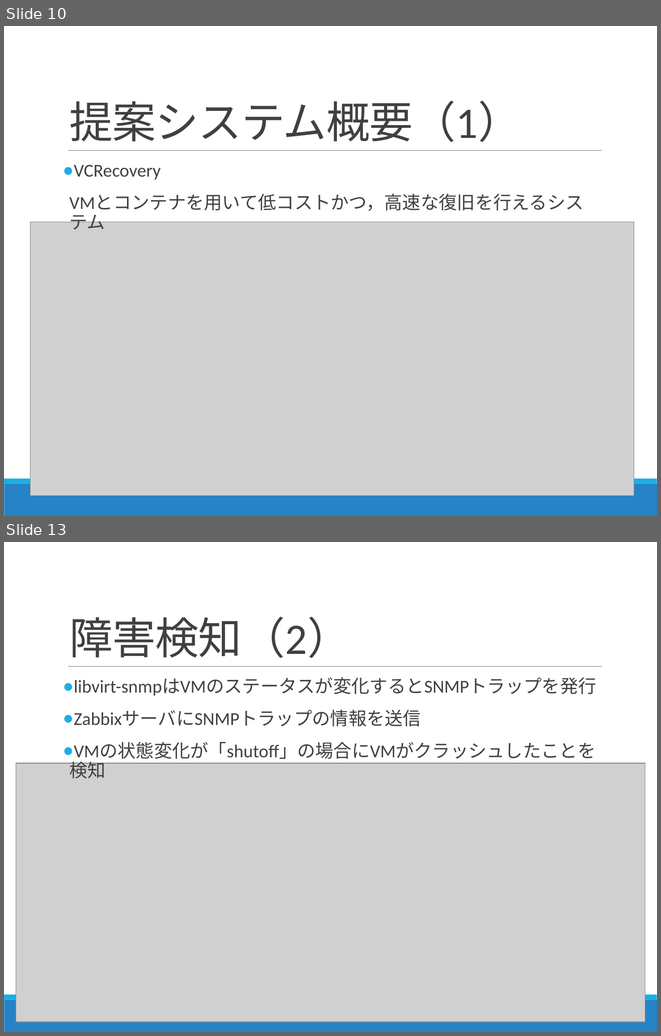
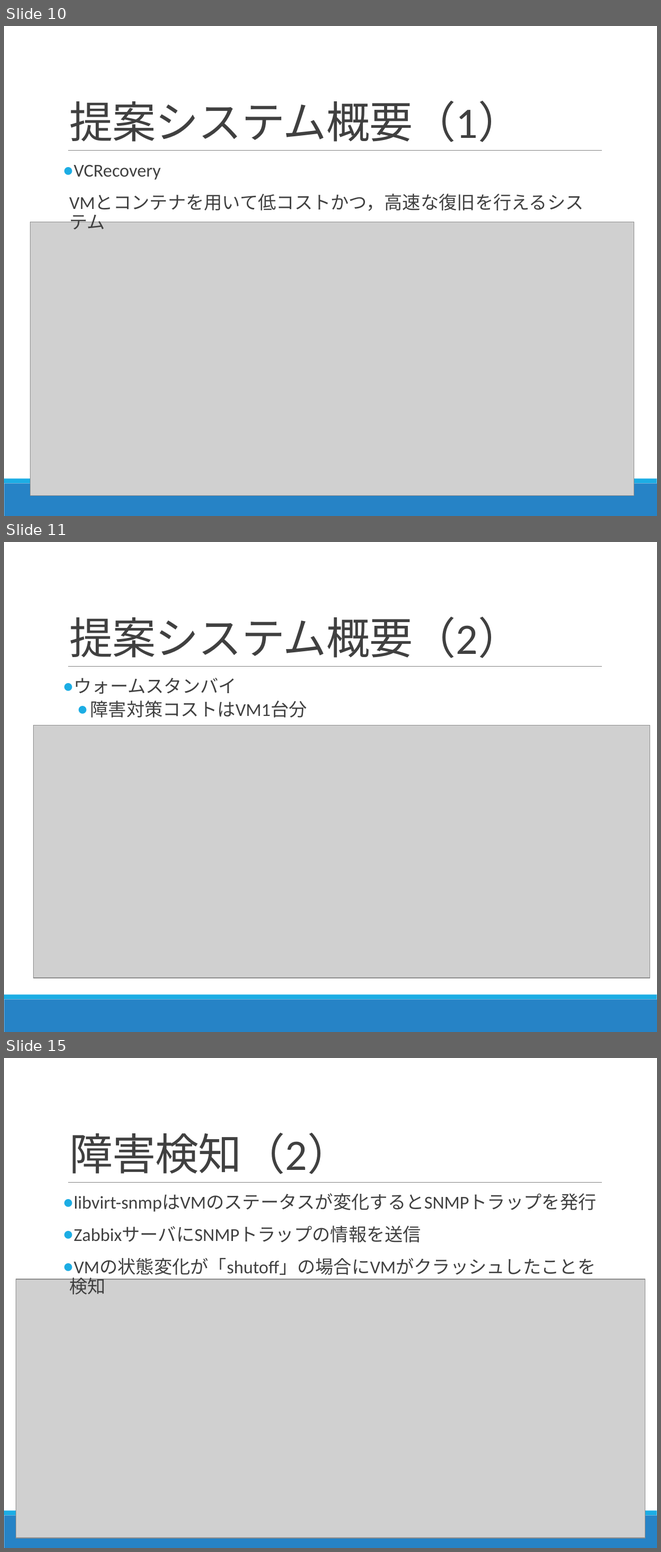
Before and after one commit to Kota0823/Document, a slide deck: 輪講2019-1_鈴木洸太.pptx. Shown one above the other, each under a label of ours: slides 10 and 13 before the commit, slides 10, 11 and 15 after it; the slides between them are not shown. The pictures are 661x1036 and 661x1552 pixels, drawn with LibreOffice and Linux fonts; fonts in the diff are those of the drawing; grey boxes stand for pictures. Boxes give left, top, right and bottom in pixels: in the first picture for what was removed or moved away, otherwise in the second. Text is boxed around its words. In the diff, an @@ line names an element or a change of style, - is before the commit and + after.

```diff
--- a/輪講2019-1_鈴木洸太.pptx
+++ b/輪講2019-1_鈴木洸太.pptx
@@ slide 11 added at bbox=[4, 542, 657, 1032], background #FFFFFF; not listed: 3 template elements that a slide beside it also shows @@
@@ title added at bbox=[69, 617, 521, 658], 48 pt, text #404040 @@
+提案システム概要（2）
@@ text added at bbox=[74, 678, 307, 717], 20 pt, text #404040 @@
+● ウォームスタンバイ
+  ● 障害対策コストはVM1台分
@@ picture added at bbox=[33, 725, 650, 978] @@
@@ what was slide 13 is now slide 15 @@
```
Also in this commit, not shown: 6 slides changed, 10 other slides added, 1 other file.
